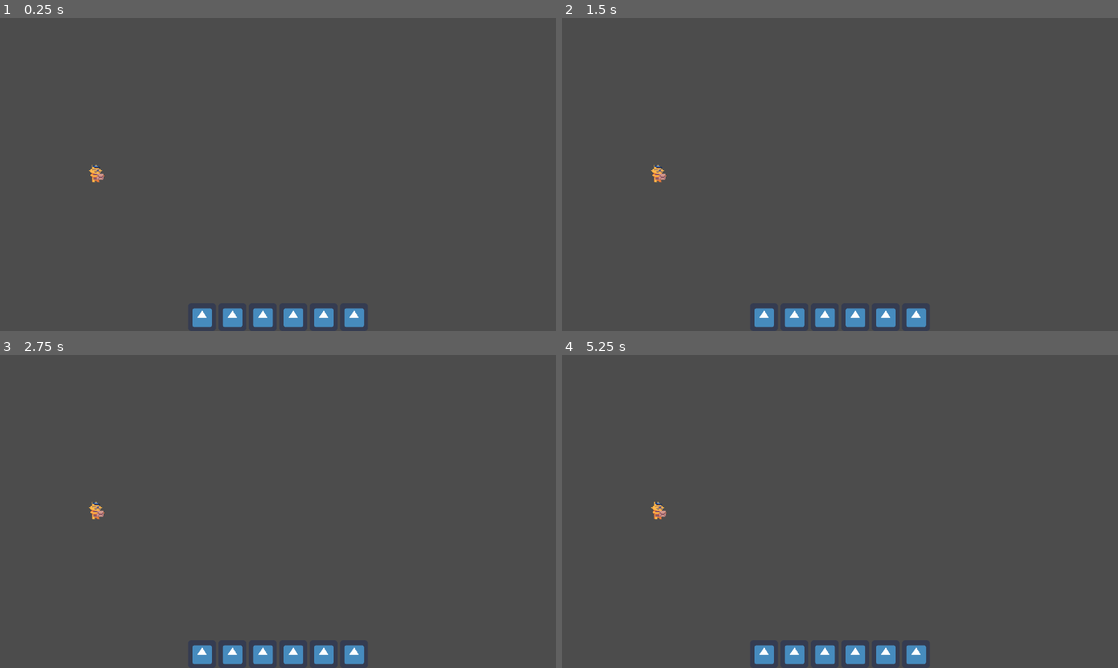
Above: before the commit, frames 1-4 (two rows, left to right).
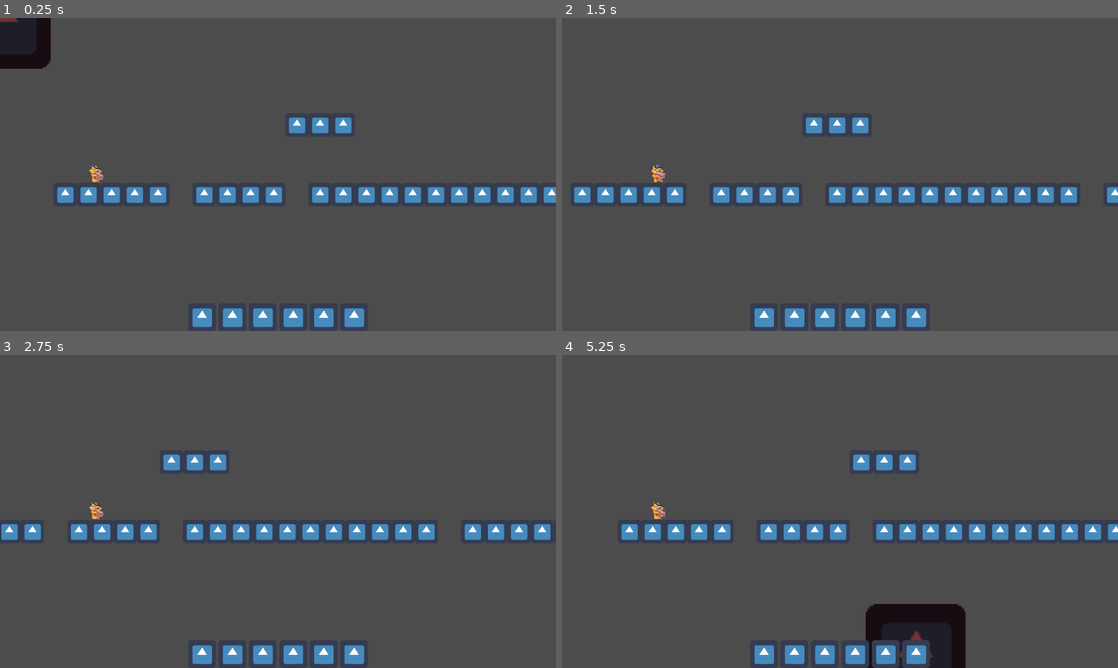
Above: after the commit, the same moments.

Repository: AledCompany/LDJam46
Game: Godot game, scene res://scenes/World.tscn
The game is run twice, just before and just after one commit, with the same random seed, the same clock (stepped at 60 frames per second) and the same inputs. Before the commit the project starts from res://World.tscn. The engine's default icon, where the game draws it, is replaced by a stand-in: a white triangle on a blue panel in a dark square.
Inputs (mouse positions are in pixels of both pictures, inside the frame that each line leads up to):
- Up to frame 1 (0.25 s): no input
- Up to frame 2 (1.5 s): click (762, 318) at 0.52 s; click (762, 318) at 1.27 s
- Up to frame 3 (2.75 s): click (233, 655) at 2 s
- Up to frame 4 (5.25 s): click (823, 655) at 2.75 s; click (856, 655) at 3.5 s; click (884, 655) at 4.25 s; click (917, 655) at 5 s

The runs differ from the first frame. In frame 1, 5.0% of the frame differs, in the area x 0-100%, y 0-60%; in frame 2, 3.6%; in frame 3, 3.7%; in frame 4, 6.2%, in the area x 10-100%, y 31-100%.

Commit message:
fixed trampolines and they are now falling

Diff:
--- a/project.godot
+++ b/project.godot
@@ -9,19 +9,31 @@
 config_version=4
 
 _global_script_classes=[ {
+"base": "Node2D",
+"class": "ItemInvoker",
+"language": "GDScript",
+"path": "res://scripts/ItemInvoker.gd"
+}, {
 "base": "KinematicBody2D",
 "class": "Player",
 "language": "GDScript",
-"path": "res://Player.gd"
+"path": "res://scripts/Player.gd"
+}, {
+"base": "KinematicBody2D",
+"class": "Trampoline",
+"language": "GDScript",
+"path": "res://scripts/Trampoline.gd"
 } ]
 _global_script_class_icons={
-"Player": ""
+"ItemInvoker": "",
+"Player": "",
+"Trampoline": ""
 }
 
 [application]
 
 config/name="Ld Jam 46"
-run/main_scene="res://World.tscn"
+run/main_scene="res://scenes/World.tscn"
 config/icon="res://icon.png"
 
 [display]
@@ -61,6 +73,16 @@
 "events": [ Object(InputEventKey,"resource_local_to_scene":false,"resource_name":"","device":0,"alt":false,"shift":false,"control":false,"meta":false,"command":false,"pressed":false,"scancode":32,"unicode":0,"echo":false,"script":null)
  ]
 }
+left_click={
+"deadzone": 0.5,
+"events": [ Object(InputEventMouseButton,"resource_local_to_scene":false,"resource_name":"","device":0,"alt":false,"shift":false,"control":false,"meta":false,"command":false,"button_mask":0,"position":Vector2( 0, 0 ),"global_position":Vector2( 0, 0 ),"factor":1.0,"button_index":1,"pressed":false,"doubleclick":false,"script":null)
+ ]
+}
+right_click={
+"deadzone": 0.5,
+"events": [ Object(InputEventMouseButton,"resource_local_to_scene":false,"resource_name":"","device":0,"alt":false,"shift":false,"control":false,"meta":false,"command":false,"button_mask":0,"position":Vector2( 0, 0 ),"global_position":Vector2( 0, 0 ),"factor":1.0,"button_index":2,"pressed":false,"doubleclick":false,"script":null)
+ ]
+}
 
 [rendering]
 
--- /dev/null
+++ b/scenes/GUIButtons.tscn
@@ -0,0 +1,59 @@
+[gd_scene load_steps=2 format=2]
+
+[ext_resource path="res://icon.png" type="Texture" id=1]
+
+[node name="Control" type="Control"]
+anchor_top = 1.0
+anchor_right = 1.0
+anchor_bottom = 1.0
+margin_top = -76.0
+__meta__ = {
+"_edit_use_anchors_": false
+}
+
+[node name="Container" type="HBoxContainer" parent="."]
+anchor_top = 1.0
+anchor_right = 1.0
+anchor_bottom = 1.0
+margin_top = -64.0
+custom_constants/separation = 6
+alignment = 1
+__meta__ = {
+"_edit_use_anchors_": false
+}
+
+[node name="ButtonTrampo" type="TextureButton" parent="Container"]
+margin_left = 433.0
+margin_right = 497.0
+margin_bottom = 64.0
+texture_normal = ExtResource( 1 )
+
+[node name="TextureButton2" type="TextureButton" parent="Container"]
+margin_left = 503.0
+margin_right = 567.0
+margin_bottom = 64.0
+texture_normal = ExtResource( 1 )
+
+[node name="TextureButton3" type="TextureButton" parent="Container"]
+margin_left = 573.0
+margin_right = 637.0
+margin_bottom = 64.0
+texture_normal = ExtResource( 1 )
+
+[node name="TextureButton4" type="TextureButton" parent="Container"]
+margin_left = 643.0
+margin_right = 707.0
+margin_bottom = 64.0
+texture_normal = ExtResource( 1 )
+
+[node name="TextureButton5" type="TextureButton" parent="Container"]
+margin_left = 713.0
+margin_right = 777.0
+margin_bottom = 64.0
+texture_normal = ExtResource( 1 )
+
+[node name="TextureButton6" type="TextureButton" parent="Container"]
+margin_left = 783.0
+margin_right = 847.0
+margin_bottom = 64.0
+texture_normal = ExtResource( 1 )
--- /dev/null
+++ b/scenes/ItemInvoker.tscn
@@ -0,0 +1,20 @@
+[gd_scene load_steps=3 format=2]
+
+[ext_resource path="res://scripts/ItemInvoker.gd" type="Script" id=1]
+[ext_resource path="res://icon.png" type="Texture" id=2]
+
+[node name="ItemInvoker" type="Node2D"]
+script = ExtResource( 1 )
+
+[node name="TrampolineInvoker" type="Node2D" parent="."]
+visible = false
+
+[node name="Sprite" type="Sprite" parent="TrampolineInvoker"]
+texture = ExtResource( 2 )
+
+[node name="testInvoke" type="Node2D" parent="."]
+
+[node name="Sprite" type="Sprite" parent="testInvoke"]
+modulate = Color( 0.439216, 0.207843, 0.207843, 1 )
+scale = Vector2( 4.31544, 4.31544 )
+texture = ExtResource( 2 )
--- a/Player.tscn
+++ b/scenes/Player.tscn
@@ -1,11 +1,17 @@
-[gd_scene load_steps=9 format=2]
+[gd_scene load_steps=14 format=2]
 
 [ext_resource path="res://asset/player/run/run1.png" type="Texture" id=1]
-[ext_resource path="res://Player.gd" type="Script" id=2]
+[ext_resource path="res://scripts/Player.gd" type="Script" id=2]
 [ext_resource path="res://asset/player/run/run2.png" type="Texture" id=3]
 [ext_resource path="res://asset/player/run/run3.png" type="Texture" id=4]
 [ext_resource path="res://asset/player/idle.png" type="Texture" id=5]
 [ext_resource path="res://asset/player/run/run4.png" type="Texture" id=6]
+[ext_resource path="res://asset/player/jump/jump3.png" type="Texture" id=7]
+[ext_resource path="res://asset/player/jump/jump2.png" type="Texture" id=8]
+[ext_resource path="res://asset/player/jump/jump1.png" type="Texture" id=9]
+[ext_resource path="res://asset/player/fall/fall2.png" type="Texture" id=10]
+[ext_resource path="res://asset/player/fall/fall1.png" type="Texture" id=11]
+
 
 [sub_resource type="SpriteFrames" id=1]
 animations = [ {
@@ -17,6 +23,16 @@
 "frames": [ ExtResource( 1 ), ExtResource( 3 ), ExtResource( 4 ), ExtResource( 6 ) ],
 "loop": true,
 "name": "run",
+"speed": 8.0
+}, {
+"frames": [ ExtResource( 9 ), ExtResource( 8 ), ExtResource( 7 ) ],
+"loop": false,
+"name": "jump",
+"speed": 8.0
+}, {
+"frames": [ ExtResource( 11 ), ExtResource( 10 ) ],
+"loop": false,
+"name": "fall",
 "speed": 8.0
 } ]
 
@@ -30,7 +46,7 @@
 scale = Vector2( 2, 2 )
 frames = SubResource( 1 )
 animation = "run"
-frame = 1
+frame = 2
 playing = true
 
 [node name="CollisionShape2D" type="CollisionShape2D" parent="."]
--- a/Trampoline.tscn
+++ b/scenes/Trampoline.tscn
@@ -1,6 +1,6 @@
 [gd_scene load_steps=3 format=2]
 
-[ext_resource path="res://Trampoline.gd" type="Script" id=1]
+[ext_resource path="res://scripts/Trampoline.gd" type="Script" id=1]
 
 [sub_resource type="RectangleShape2D" id=1]
 extents = Vector2( 20, 10 )
--- a/World.tscn
+++ b/scenes/World.tscn
@@ -1,15 +1,16 @@
-[gd_scene load_steps=7 format=2]
+[gd_scene load_steps=8 format=2]
 
-[ext_resource path="res://icon.png" type="Texture" id=1]
-[ext_resource path="res://Player.tscn" type="PackedScene" id=2]
-[ext_resource path="res://Trampoline.tscn" type="PackedScene" id=3]
+[ext_resource path="res://scenes/Trampoline.tscn" type="PackedScene" id=1]
+[ext_resource path="res://scenes/ItemInvoker.tscn" type="PackedScene" id=2]
+[ext_resource path="res://scenes/Player.tscn" type="PackedScene" id=3]
+[ext_resource path="res://icon.png" type="Texture" id=4]
 
-[sub_resource type="ConvexPolygonShape2D" id=4]
+[sub_resource type="ConvexPolygonShape2D" id=1]
 points = PoolVector2Array( 64, 64, 0, 64, 0, 0, 64, 0 )
 
 [sub_resource type="TileSet" id=2]
 0/name = "Ground"
-0/texture = ExtResource( 1 )
+0/texture = ExtResource( 4 )
 0/tex_offset = Vector2( 0, 0 )
 0/modulate = Color( 1, 1, 1, 1 )
 0/region = Rect2( 0, 0, 64, 64 )
@@ -35,14 +36,16 @@
 
 [node name="World" type="Node2D"]
 
+[node name="ItemInvoker" parent="." instance=ExtResource( 2 )]
+
 [node name="TileMap" type="TileMap" parent="."]
 tile_set = SubResource( 2 )
 collision_layer = 3
 collision_mask = 3
 format = 1
-tile_data = PoolIntArray( 262180, 0, 0, 262181, 0, 0, 262182, 0, 0, 262183, 0, 0, 262184, 0, 0, 262185, 0, 0, 262186, 0, 0, 262187, 0, 0, 262190, 0, 0, 262191, 0, 0, 262192, 0, 0, 262193, 0, 0, 262194, 0, 0, 262195, 0, 0, 262196, 0, 0, 262197, 0, 0, 262198, 0, 0, 262199, 0, 0, 262200, 0, 0, 458752, 0, 0, 458753, 0, 0, 458754, 0, 0, 458755, 0, 0, 458756, 0, 0, 458757, 0, 0, 458758, 0, 0, 458759, 0, 0, 458760, 0, 0, 458761, 0, 0, 458762, 0, 0, 458763, 0, 0, 458764, 0, 0, 4587 …(528 unchanged characters)…
+tile_data = PoolIntArray( 262154, 0, 0, 262155, 0, 0, 262156, 0, 0, 262180, 0, 0, 262181, 0, 0, 262182, 0, 0, 262183, 0, 0, 262184, 0, 0, 262185, 0, 0, 262186, 0, 0, 262187, 0, 0, 262190, 0, 0, 262191, 0, 0, 262192, 0, 0, 262193, 0, 0, 262194, 0, 0, 262195, 0, 0, 262196, 0, 0, 262197, 0, 0, 262198, 0, 0, 262199, 0, 0, 262200, 0, 0, 458752, 0, 0, 458753, 0, 0, 458754, 0, 0, 458755, 0, 0, 458756, 0, 0, 458758, 0, 0, 458759, 0, 0, 458760, 0, 0, 458761, 0, 0, 458763, 0, 0, 458764, 0, 0, 4587 …(528 unchanged characters)…
 
-[node name="Player" parent="." instance=ExtResource( 2 )]
+[node name="Player" parent="." instance=ExtResource( 3 )]
 position = Vector2( 104.203, 422.509 )
 
 [node name="Camera2D" type="Camera2D" parent="Player"]
@@ -50,8 +53,11 @@
 current = true
 zoom = Vector2( 1.2, 1.2 )
 
-[node name="Trampoline" parent="." instance=ExtResource( 3 )]
-position = Vector2( 1379.66, 448.348 )
+[node name="Trampoline" parent="." instance=ExtResource( 1 )]
+position = Vector2( 1378.3, 448.348 )
+
+[node name="Trampoline2" parent="." instance=ExtResource( 1 )]
+position = Vector2( 289.998, 355.842 )
 
 [node name="DeathZone" type="Area2D" parent="."]
 
@@ -65,7 +71,7 @@
 anchor_top = 1.0
 anchor_right = 1.0
 anchor_bottom = 1.0
-margin_top = -96.0
+margin_top = -76.0
 __meta__ = {
 "_edit_use_anchors_": false
 }
@@ -81,39 +87,40 @@
 "_edit_use_anchors_": false
 }
 
-[node name="TextureButton" type="TextureButton" parent="CanvasLayer/Control/Container"]
+[node name="ButtonTrampo" type="TextureButton" parent="CanvasLayer/Control/Container"]
 margin_left = 433.0
 margin_right = 497.0
 margin_bottom = 64.0
-texture_normal = ExtResource( 1 )
+texture_normal = ExtResource( 4 )
 
 [node name="TextureButton2" type="TextureButton" parent="CanvasLayer/Control/Container"]
 margin_left = 503.0
 margin_right = 567.0
 margin_bottom = 64.0
-texture_normal = ExtResource( 1 )
+texture_normal = ExtResource( 4 )
 
 [node name="TextureButton3" type="TextureButton" parent="CanvasLayer/Control/Container"]
 margin_left = 573.0
 margin_right = 637.0
 margin_bottom = 64.0
-texture_normal = ExtResource( 1 )
+texture_normal = ExtResource( 4 )
 
 [node name="TextureButton4" type="TextureButton" parent="CanvasLayer/Control/Container"]
 margin_left = 643.0
 margin_right = 707.0
 margin_bottom = 64.0
-texture_normal = ExtResource( 1 )
+texture_normal = ExtResource( 4 )
 
 [node name="TextureButton5" type="TextureButton" parent="CanvasLayer/Control/Container"]
 margin_left = 713.0
 margin_right = 777.0
 margin_bottom = 64.0
-texture_normal = ExtResource( 1 )
+texture_normal = ExtResource( 4 )
 
 [node name="TextureButton6" type="TextureButton" parent="CanvasLayer/Control/Container"]
 margin_left = 783.0
 margin_right = 847.0
 margin_bottom = 64.0
-texture_normal = ExtResource( 1 )
+texture_normal = ExtResource( 4 )
 [connection signal="body_entered" from="DeathZone" to="Player" method="_on_DeathZone_body_entered"]
+[connection signal="pressed" from="CanvasLayer/Control/Container/ButtonTrampo" to="ItemInvoker" method="_on_ButtonTrampo_pressed"]
--- /dev/null
+++ b/scripts/ItemInvoker.gd
@@ -0,0 +1,49 @@
+extends Node2D
+
+class_name ItemInvoker
+
+var currentItem
+var currentScene
+
+var _sceneTrampoline = preload("res://scenes/Trampoline.tscn")
+
+# Declare member variables here. Examples:
+# var a = 2
+# var b = "text"
+
+
+# Called when the node enters the scene tree for the first time.
+func _ready():
+	pass # Replace with function body.
+
+func _process(delta):
+	position = get_global_mouse_position()
+	pass
+
+func _input(event):
+	if event.is_action_pressed("right_click"):
+		_clear()
+
+	if event.is_action_pressed("left_click") && currentItem != null:
+		_invokeScene()
+		_clear()
+	pass
+
+func _clear():
+	for child in get_children():
+		child.visible = false
+	currentScene = null
+	currentItem = null
+
+func _on_ButtonTrampo_pressed():
+	_clear()
+	currentItem = $TrampolineInvoker
+	currentScene = _sceneTrampoline
+	currentItem.visible = true
+	pass # Replace with function body.
+
+func _invokeScene():
+	if currentScene != null:
+		var instance = currentScene.instance()
+		instance.position = self.position
+		get_parent().add_child(instance)
--- a/Player.gd
+++ b/scripts/Player.gd
@@ -4,10 +4,11 @@
 
 
 const gravity = 9810
-export var speed = 300
-export var acceleration = 300
+export var speed = 100
+export var acceleration = 10
 export var direction = Vector2.RIGHT
 var velocity = Vector2.ZERO
+var isGrounded = true
 
 # Called when the node enters the scene tree for the first time.
 func _ready():
@@ -16,25 +17,23 @@
 
 
 func _physics_process(delta):
-#	if is_on_floor() :
-#		velocity.x = lerp(velocity.x, speed, acceleration * delta)
-#		if Input.is_action_just_pressed("jump"):
-#			velocity += Vector2.UP * 2000
-#	else:
-#		velocity += gravity * delta * Vector2.DOWN
-#	print(velocity)
-#	velocity = move_and_slide(velocity, Vector2.UP)
 	velocity.y += gravity * delta
 
 	if is_on_floor():
+		if !isGrounded:
+			$AnimatedSprite.play("run")
+			isGrounded = true
 		velocity.x = lerp(velocity.x , speed * direction.x, acceleration * delta)
 		if Input.is_action_just_pressed("jump"):
 			velocity += Vector2.UP * 2000
 
 	velocity = move_and_slide(velocity, Vector2.UP)
-#	print(velocity)
 	pass
 
 func _on_DeathZone_body_entered(body):
 	get_tree().reload_current_scene();
 	pass # Replace with function body.
+
+func setAnimationJumping():
+	$AnimatedSprite.play("jump")
+	isGrounded = false
--- a/Trampoline.gd
+++ b/scripts/Trampoline.gd
@@ -1,7 +1,12 @@
 extends KinematicBody2D
 
-export var y_impulse = 2000
-export var x_impulse = 3000
+class_name Trampoline
+
+var gravity = 9.81
+export var y_impulse = 2500
+export var x_impulse = 200
+
+var velocity = Vector2.ZERO
 
 
 # Declare member variables here. Examples:
@@ -15,8 +20,10 @@
 
 
 # Called every frame. 'delta' is the elapsed time since the previous frame.
-#func _process(delta):
-#	pass
+func _physics_process(delta):
+	velocity.y += gravity * delta
+	move_and_collide(velocity)
+	pass
 
 
 func _on_TrampolineArea_body_entered(body):
@@ -24,4 +31,5 @@
 		print("le player veut sauter")
 		body.velocity += Vector2.UP * y_impulse + body.direction * x_impulse
 		print(body.velocity)
+		body.setAnimationJumping()
 	pass # Replace with function body.
Not shown, added: asset/player/fall/fall1.png.import
Not shown, added: asset/player/fall/fall2.png.import
Not shown, added: asset/player/jump/jump1.png.import
Not shown, added: asset/player/jump/jump2.png.import
Not shown, added: asset/player/jump/jump3.png.import
Renamed: StaticBody2D.tscn -> scenes/StaticBody2D.tscn
Not shown: 1 places in scenes/World.tscn that only renumber resources
